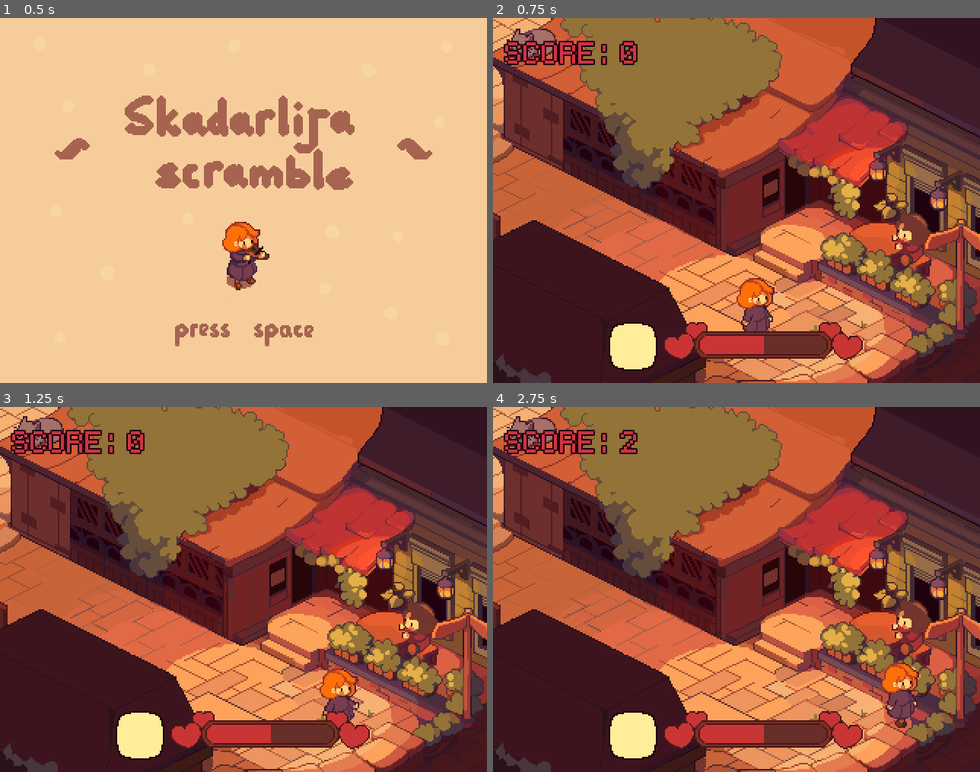
Above: before the commit, frames 1-4 (two rows, left to right).
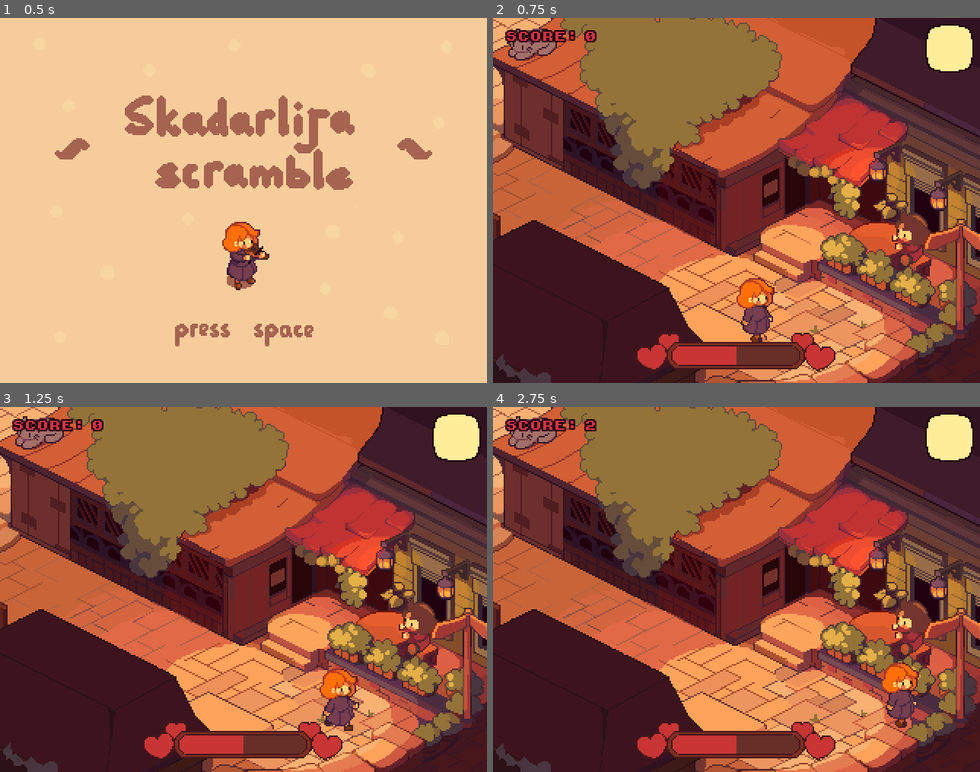
Above: after the commit, the same moments.

Repository: nikolawhallon/SkadarlijaScramble
Game: Godot game, scene res://Scenes/SplashScreen.tscn
Same seed, same stepped clock (60 frames per second), same inputs: the game is played once before the commit and once after it. Sound files missing from this copy of the repository are replaced by a short silence.
Inputs:
- Up to frame 1 (0.5 s): no input
- Up to frame 2 (0.75 s): tap Enter (pick_up) at 0.5 s; hold Right (move_right) from 0.53 s (still down); hold Space (perform) from 0.53 s (still down)
- Up to frame 3 (1.25 s): keep holding Right (move_right); keep holding Space (perform)
- Up to frame 4 (2.75 s): release Right (move_right) at 1.28 s; release Space (perform) at 1.28 s; hold Down (move_down) 1.28-2.03 s; tap Enter (pick_up) at 1.35 s; hold Right (move_right) from 2.03 s (still down); hold Space (perform) from 2.03 s (still down)

Frame 1 is identical in both runs. In frame 2, 7.5% of the frame differs, in the area x 2-99%, y 2-97%; in frame 3, 7.5%; in frame 4, 7.5%.

Commit message:
added Retrograd music changed font and UI a little

Diff:
--- a/Scenes/Game.gd
+++ b/Scenes/Game.gd
@@ -21,10 +21,10 @@
 			$GameOverTimer.start()
 		if not $GameOverTimer.is_stopped() and happiness > 0:
 			$GameOverTimer.stop()
-			$CanvasLayer/Control/MarginContainer/HBoxContainer/CountDown.visible = false
+			$CanvasLayer/Control/MarginContainerCountDown/CountDown.visible = false
 		if not $GameOverTimer.is_stopped():
-			$CanvasLayer/Control/MarginContainer/HBoxContainer/CountDown.visible = true
-			$CanvasLayer/Control/MarginContainer/HBoxContainer/CountDown.text = str(int($GameOverTimer.time_left))
+			$CanvasLayer/Control/MarginContainerCountDown/CountDown.visible = true
+			$CanvasLayer/Control/MarginContainerCountDown/CountDown.text = str(int($GameOverTimer.time_left))
 
 	# another hack
 	$YSort/Player.can_serve_coffee_or_food = false
@@ -38,15 +38,15 @@
 
 func _on_player_item_picked_up(item):
 	if item == "violin":
-		$CanvasLayer/Control/MarginContainer/HBoxContainer/TextureRect.texture = load("res://Assets/UI/violin_icon.png")
+		$CanvasLayer/Control/MarginContainerItem/TextureRect.texture = load("res://Assets/UI/violin_icon.png")
 	elif item == "tamburica":
-		$CanvasLayer/Control/MarginContainer/HBoxContainer/TextureRect.texture = load("res://Assets/UI/tamburica_icon.png")
+		$CanvasLayer/Control/MarginContainerItem/TextureRect.texture = load("res://Assets/UI/tamburica_icon.png")
 	elif item == "coffee":
-		$CanvasLayer/Control/MarginContainer/HBoxContainer/TextureRect.texture = load("res://Assets/UI/coffee_icon.png")
+		$CanvasLayer/Control/MarginContainerItem/TextureRect.texture = load("res://Assets/UI/coffee_icon.png")
 	elif item == "food":
-		$CanvasLayer/Control/MarginContainer/HBoxContainer/TextureRect.texture = load("res://Assets/UI/food_icon.png")
+		$CanvasLayer/Control/MarginContainerItem/TextureRect.texture = load("res://Assets/UI/food_icon.png")
 	else:
-		$CanvasLayer/Control/MarginContainer/HBoxContainer/TextureRect.texture = load("res://Assets/UI/empty_icon.png")
+		$CanvasLayer/Control/MarginContainerItem/TextureRect.texture = load("res://Assets/UI/empty_icon.png")
 
 func _on_player_performing(action):
 	# broadcast this action to all NPCs
@@ -60,7 +60,7 @@
 	$CanvasLayer/Control/MarginContainer/HBoxContainer/TextureProgressBar.value = happiness
 
 func _on_game_over_timer_timeout():
-	$CanvasLayer/Control/MarginContainer/HBoxContainer/CountDown.visible = false
+	$CanvasLayer/Control/MarginContainerCountDown/CountDown.visible = false
 	$YSort/Player._game_over()
 	$CanvasLayer/Control/GameOverContainer.visible = true
 	game_over = true
@@ -70,3 +70,47 @@
 		return
 	score += 1
 	$CanvasLayer/Control/MarginContainerTop/HBoxContainer/ScoreValue.text = str(score)
+
+"res://Assets/Music/Balkan Bleeps - Retrograd - 06 Pico Pico Piccolina (DMG Mix).ogg"
+
+var song_index = 0
+var songs = [
+	{
+		"name": "Pico Pico Piccolina",
+		"album": "Retrograd",
+		"artist": "Balkan Bleeps",
+		"stream": preload("res://Assets/Music/Balkan Bleeps - Retrograd - 06 Pico Pico Piccolina (DMG Mix).ogg")
+	},
+	{
+		"name": "Over There",
+		"album": "Retrograd",
+		"artist": "Balkan Bleeps",
+		"stream": preload("res://Assets/Music/Balkan Bleeps - Retrograd - 07 Over There (DMG Mix).ogg")
+	},
+	{
+		"name": "Autumn Leaves",
+		"album": "Retrograd",
+		"artist": "Balkan Bleeps",
+		"stream": preload("res://Assets/Music/Balkan Bleeps - Retrograd - 08 Autumn Leaves (DMG Mix).ogg")
+	},
+	{
+		"name": "Before Dawn",
+		"album": "Retrograd",
+		"artist": "Balkan Bleeps",
+		"stream": preload("res://Assets/Music/Balkan Bleeps - Retrograd - 09 Before Dawn (DMG Mix).ogg")
+	},
+	{
+		"name": "From Vardar to Triglav",
+		"album": "Retrograd",
+		"artist": "Balkan Bleeps",
+		"stream": preload("res://Assets/Music/Balkan Bleeps - Retrograd - 10 From Vardar to Triglav (DMG Mix).ogg")
+	},
+]
+
+func _on_audio_stream_player_finished():
+	if song_index + 1 >= songs.size():
+		song_index = 0
+	else:
+		song_index += 1
+	$AudioStreamPlayer.stream = songs[song_index]["stream"]
+	$AudioStreamPlayer.play()
--- a/Scenes/Game.tscn
+++ b/Scenes/Game.tscn
@@ -38,12 +38,12 @@
 [ext_resource type="Texture2D" uid="uid://fdyx618pswoi" path="res://Assets/Background/violin.png" id="34_bcls4"]
 [ext_resource type="Texture2D" uid="uid://dos0ce17h8yo8" path="res://Assets/Background/lamp_post.png" id="34_k45sg"]
 [ext_resource type="Texture2D" uid="uid://curokx8re7j5g" path="res://Assets/Background/tamburica.png" id="36_5y3ad"]
-[ext_resource type="FontFile" uid="uid://3eiy2ra5oa8y" path="res://Assets/Fonts/monogram.ttf" id="37_rvj5g"]
 [ext_resource type="PackedScene" uid="uid://csp6j377ucfkd" path="res://Scenes/PickUpBubble.tscn" id="37_ssx2p"]
+[ext_resource type="FontFile" uid="uid://baargldfq1ank" path="res://Assets/Fonts/kongtext.ttf" id="41_e0fxq"]
 [ext_resource type="Texture2D" uid="uid://b50lltn77xhy" path="res://Assets/Background/Birds/birds_1.png" id="41_xdiau"]
 [ext_resource type="Texture2D" uid="uid://cx6q8ixtdamwm" path="res://Assets/Background/Birds/birds_2.png" id="42_l0xbo"]
 [ext_resource type="Texture2D" uid="uid://j3rat4q3cfv4" path="res://Assets/Background/cat_spritesheet.png" id="43_lvlx5"]
-[ext_resource type="AudioStream" uid="uid://c2hd46ebuk7eq" path="res://Assets/Music/mala.ogg" id="44_0g1qf"]
+[ext_resource type="AudioStream" uid="uid://drh5oo7ekpttd" path="res://Assets/Music/Balkan Bleeps - Retrograd - 06 Pico Pico Piccolina (DMG Mix).ogg" id="44_irns6"]
 
 [sub_resource type="RectangleShape2D" id="RectangleShape2D_na67q"]
 size = Vector2(32, 100)
@@ -765,8 +765,8 @@
 theme_override_colors/font_color = Color(0.807843, 0.2, 0.266667, 1)
 theme_override_colors/font_outline_color = Color(0.12549, 0.00784314, 0.0588235, 1)
 theme_override_constants/outline_size = 4
-theme_override_fonts/font = ExtResource("37_rvj5g")
-theme_override_font_sizes/font_size = 32
+theme_override_fonts/font = ExtResource("41_e0fxq")
+theme_override_font_sizes/font_size = 8
 text = "       GAME OVER!
 PRESS SPACE TO TRY AGAIN"
 
@@ -788,25 +788,11 @@
 layout_mode = 2
 alignment = 1
 
-[node name="TextureRect" type="TextureRect" parent="CanvasLayer/Control/MarginContainer/HBoxContainer"]
-layout_mode = 2
-texture = ExtResource("8_jjogd")
-
 [node name="TextureProgressBar" type="TextureProgressBar" parent="CanvasLayer/Control/MarginContainer/HBoxContainer"]
 layout_mode = 2
 value = 50.0
 texture_under = ExtResource("9_5u3b6")
 texture_progress = ExtResource("10_3mshq")
-
-[node name="CountDown" type="Label" parent="CanvasLayer/Control/MarginContainer/HBoxContainer"]
-visible = false
-layout_mode = 2
-theme_override_colors/font_color = Color(0.807843, 0.2, 0.266667, 1)
-theme_override_colors/font_outline_color = Color(0.12549, 0.00784314, 0.0588235, 1)
-theme_override_constants/outline_size = 4
-theme_override_fonts/font = ExtResource("37_rvj5g")
-theme_override_font_sizes/font_size = 32
-text = "10"
 
 [node name="MarginContainerTop" type="MarginContainer" parent="CanvasLayer/Control"]
 layout_mode = 1
@@ -826,8 +812,8 @@
 theme_override_colors/font_color = Color(0.807843, 0.2, 0.266667, 1)
 theme_override_colors/font_outline_color = Color(0.12549, 0.00784314, 0.0588235, 1)
 theme_override_constants/outline_size = 4
-theme_override_fonts/font = ExtResource("37_rvj5g")
-theme_override_font_sizes/font_size = 32
+theme_override_fonts/font = ExtResource("41_e0fxq")
+theme_override_font_sizes/font_size = 8
 text = "SCORE:"
 
 [node name="ScoreValue" type="Label" parent="CanvasLayer/Control/MarginContainerTop/HBoxContainer"]
@@ -835,10 +821,52 @@
 theme_override_colors/font_color = Color(0.807843, 0.2, 0.266667, 1)
 theme_override_colors/font_outline_color = Color(0.12549, 0.00784314, 0.0588235, 1)
 theme_override_constants/outline_size = 4
-theme_override_fonts/font = ExtResource("37_rvj5g")
-theme_override_font_sizes/font_size = 32
+theme_override_fonts/font = ExtResource("41_e0fxq")
+theme_override_font_sizes/font_size = 8
 text = "0
 "
+
+[node name="MarginContainerCountDown" type="MarginContainer" parent="CanvasLayer/Control"]
+layout_mode = 1
+anchors_preset = 5
+anchor_left = 0.5
+anchor_right = 0.5
+offset_left = -20.0
+offset_right = 12.0
+offset_bottom = 16.0
+grow_horizontal = 2
+theme_override_constants/margin_left = 4
+theme_override_constants/margin_top = 4
+theme_override_constants/margin_right = 4
+theme_override_constants/margin_bottom = 4
+
+[node name="CountDown" type="Label" parent="CanvasLayer/Control/MarginContainerCountDown"]
+visible = false
+layout_mode = 2
+size_flags_horizontal = 4
+theme_override_colors/font_color = Color(0.807843, 0.2, 0.266667, 1)
+theme_override_colors/font_outline_color = Color(0.12549, 0.00784314, 0.0588235, 1)
+theme_override_constants/outline_size = 8
+theme_override_fonts/font = ExtResource("41_e0fxq")
+theme_override_font_sizes/font_size = 16
+text = "10"
+
+[node name="MarginContainerItem" type="MarginContainer" parent="CanvasLayer/Control"]
+layout_mode = 1
+anchors_preset = 1
+anchor_left = 1.0
+anchor_right = 1.0
+offset_left = -40.0
+offset_bottom = 40.0
+grow_horizontal = 0
+theme_override_constants/margin_left = 4
+theme_override_constants/margin_top = 4
+theme_override_constants/margin_right = 4
+theme_override_constants/margin_bottom = 4
+
+[node name="TextureRect" type="TextureRect" parent="CanvasLayer/Control/MarginContainerItem"]
+layout_mode = 2
+texture = ExtResource("8_jjogd")
 
 [node name="GameOverTimer" type="Timer" parent="."]
 wait_time = 10.9
@@ -858,7 +886,7 @@
 autostart = true
 
 [node name="AudioStreamPlayer" type="AudioStreamPlayer" parent="."]
-stream = ExtResource("44_0g1qf")
+stream = ExtResource("44_irns6")
 volume_db = -18.0
 autoplay = true
 
@@ -882,3 +910,4 @@
 [connection signal="timeout" from="YSort/Janitor/Timer" to="YSort/Janitor" method="_on_timer_timeout"]
 [connection signal="timeout" from="GameOverTimer" to="." method="_on_game_over_timer_timeout"]
 [connection signal="timeout" from="ScoreTimer" to="." method="_on_score_timer_timeout"]
+[connection signal="finished" from="AudioStreamPlayer" to="." method="_on_audio_stream_player_finished"]
Binary file added: Assets/Fonts/kongtext.ttf
Not shown, added: Assets/Fonts/kongtext.ttf.import
Not shown, added: Assets/Music/Balkan Bleeps - Retrograd - 06 Pico Pico Piccolina (DMG Mix).ogg.import
Not shown, added: Assets/Music/Balkan Bleeps - Retrograd - 07 Over There (DMG Mix).ogg.import
Not shown, added: Assets/Music/Balkan Bleeps - Retrograd - 08 Autumn Leaves (DMG Mix).ogg.import
Not shown, added: Assets/Music/Balkan Bleeps - Retrograd - 09 Before Dawn (DMG Mix).ogg.import
Not shown, added: Assets/Music/Balkan Bleeps - Retrograd - 10 From Vardar to Triglav (DMG Mix).ogg.import
Not shown, removed: Assets/Music/mala.ogg.import
Not shown, added: Assets/Music/Balkan Bleeps - Retrograd - 06 Pico Pico Piccolina (DMG Mix).ogg
Not shown, added: Assets/Music/Balkan Bleeps - Retrograd - 07 Over There (DMG Mix).ogg
Not shown, added: Assets/Music/Balkan Bleeps - Retrograd - 08 Autumn Leaves (DMG Mix).ogg
Not shown, added: Assets/Music/Balkan Bleeps - Retrograd - 09 Before Dawn (DMG Mix).ogg
(and 2 more such lines)
